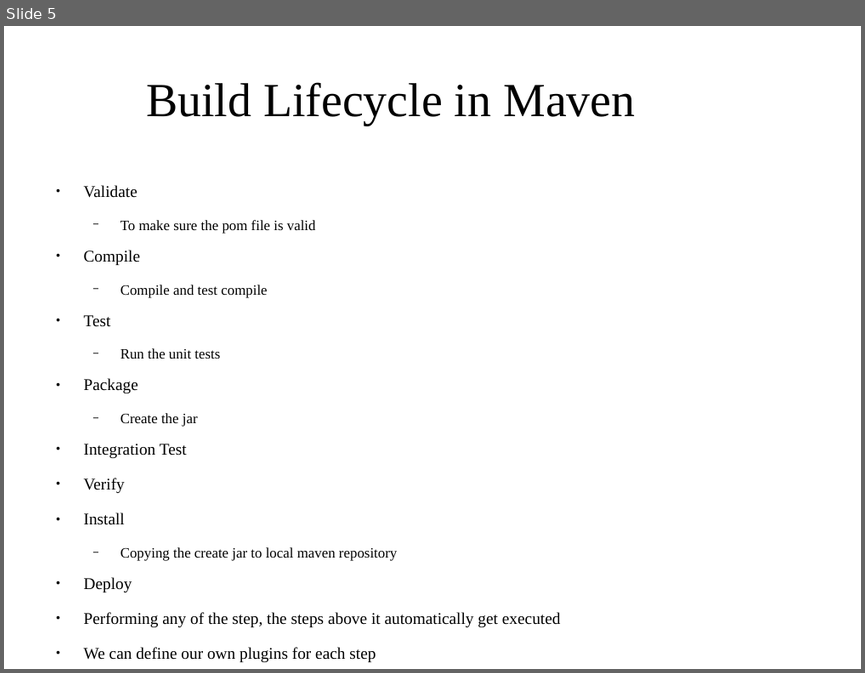
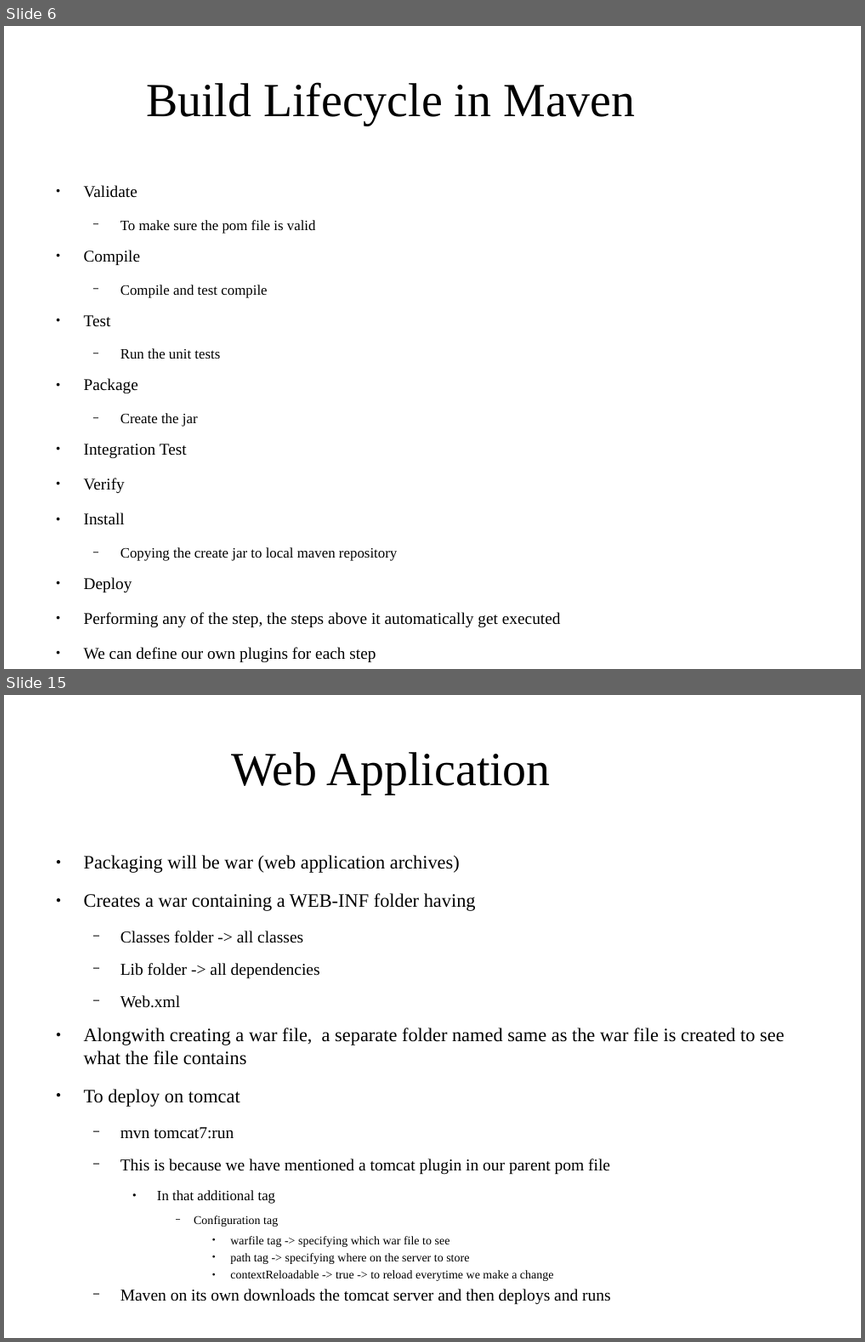
Before and after one commit to shikha-desai/Internship_PreWork, a slide deck: Maven/Maven_Notes.odp. Shown one above the other, each under a label of ours: slide 5 before the commit, slides 6 and 15 after it; the slides between them are not shown. The pictures are 865x673 and 865x1342 pixels, drawn with LibreOffice and Linux fonts; fonts in the diff are those of the drawing; background and template pictures are left out. Boxes give left, top, right and bottom in pixels: in the first picture for what was removed or moved away, otherwise in the second. Text is boxed around its words. In the diff, an @@ line names an element or a change of style, - is before the commit and + after.

Commit message:
Completed Maven Video Tutorial

```diff
--- a/Maven/Maven_Notes.odp
+++ b/Maven/Maven_Notes.odp
@@ slide 15 added at [4, 695, 861, 1338], background picture (left out) @@
@@ title added at [231, 752, 551, 794], 44 pt, text #000000 @@
+Web Application
@@ text added at [84, 855, 784, 1304], 17.6 pt, text #000000 @@
+● Packaging will be war (web application archives)
+● Creates a war containing a WEB-INF folder having
+  − Classes folder -> all classes
+  − Lib folder -> all dependencies
+  − Web.xml
+● Alongwith creating a war file, a separate folder named same as the war file is created to see what the file contains
+● To deploy on tomcat
+  − mvn tomcat7:run
+  − This is because we have mentioned a tomcat plugin in our parent pom file
+    ● In that additional tag
+      − Configuration tag
+        ● warfile tag -> specifying which war file to see
+        ● path tag -> specifying where on the server to store
+        ● contextReloadable -> true -> to reload everytime we make a change
+  − Maven on its own downloads the tomcat server and then deploys and runs
@@ what was slide 5 is now slide 6 @@
```
Also in this commit, not shown: 3 slides changed, 7 other slides added, 1 slide removed, 1 other file.
